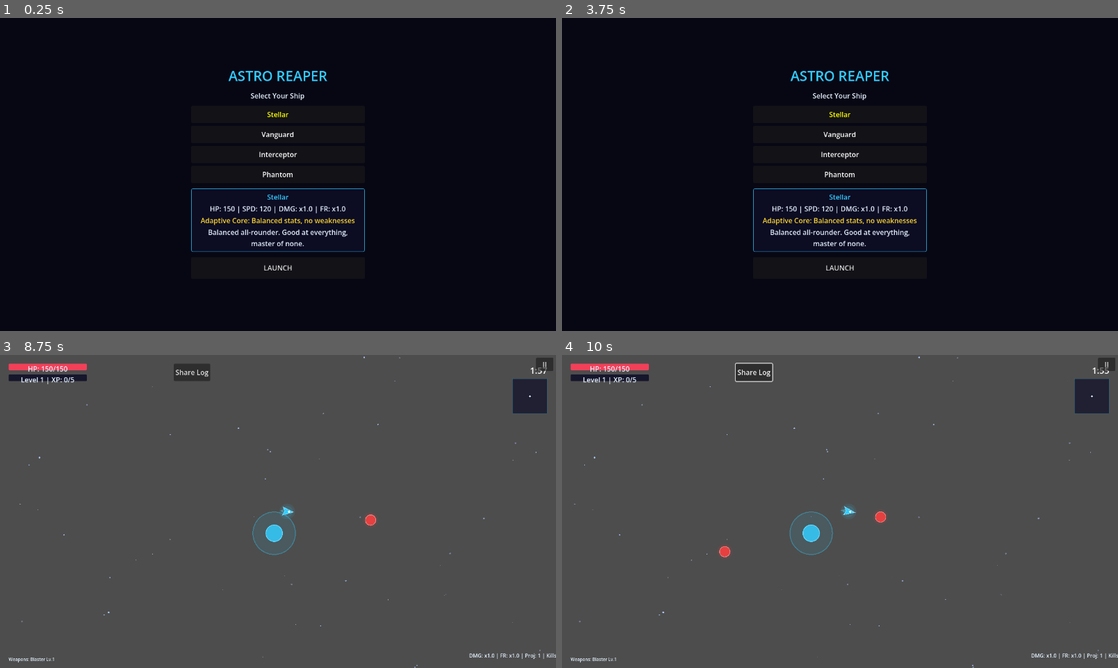
Above: before the commit, frames 1-4 (two rows, left to right).
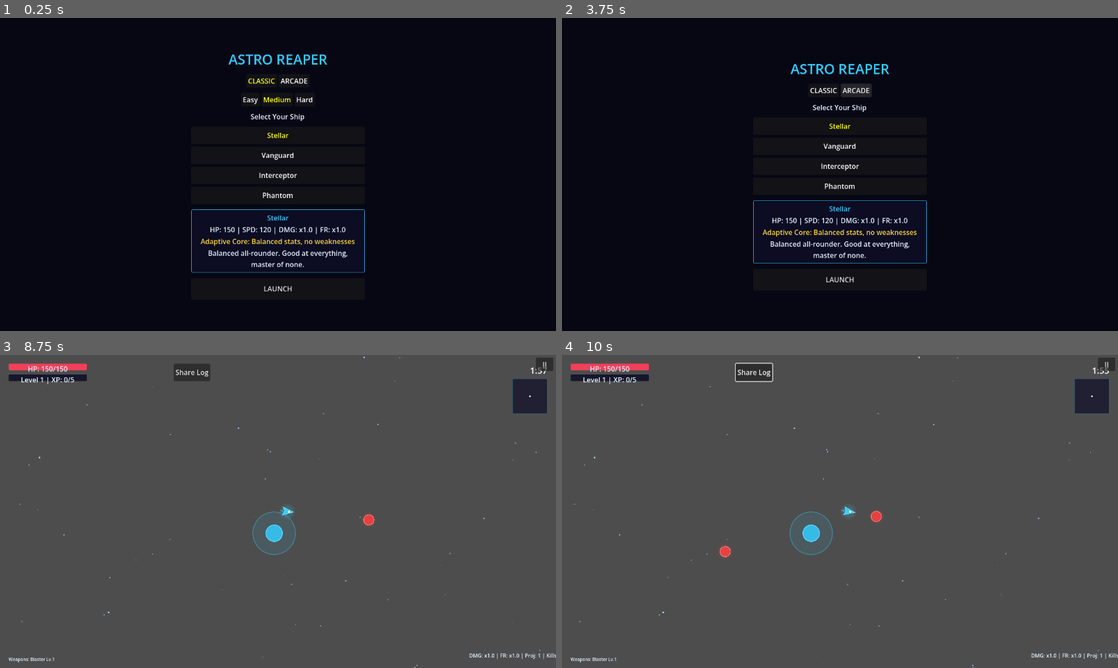
Above: after the commit, the same moments.

Repository: jlromgaz/Astro-Reaper
Game: Godot game, scene res://scenes/ui/main_menu.tscn
The game is run twice, just before and just after one commit, with the same random seed, the same clock (stepped at 60 frames per second) and the same inputs.
Inputs (mouse positions are in pixels of both pictures, inside the frame that each line leads up to):
- Up to frame 1 (0.25 s): no input
- Up to frame 2 (3.75 s): click (840, 99) at 0.5 s, where only the run after the commit has a clickable "Medium"; click (867, 99) at 1.25 s, where only the run after the commit has a clickable "Hard"; click (823, 80) at 2 s, where only the run after the commit has a clickable "CLASSIC"; click (823, 80) at 2.75 s, where only the run after the commit has a clickable "CLASSIC"; click (856, 80) at 3.5 s, where only the run after the commit has a clickable "ARCADE"
- Up to frame 3 (8.75 s): click (294, 426) at 4.25 s, where only the run after the commit has a clickable "ARCADE"; click "LAUNCH" at 5 s; click "II" at 5.75 s; click "Resume" at 6.5 s; click "Share Log" at 7.25 s; tap Enter (ui_accept) at 8, 8.27 s; move the mouse to (400, 495) at 8.02 s; hold Right (ui_right) from 8.03 s (still down); tap 1 at 8.1 s; click (400, 495) at 8.17 s; tap 2 at 8.3 s
- Up to frame 4 (10 s): release Right (ui_right) at 8.75 s; drag from (728, 527) to (934, 520) at 8.77 s; move the mouse to (895, 442) at 9.52 s; hold Right (ui_right) from 9.53 s (still down); tap 3 at 9.6 s; tap 1 at 9.8 s

The runs differ from the first frame. In frame 1, 3.2% of the frame differs, in the area x 34-66%, y 11-88%; in frame 2, 3.1%; in frame 3, less than 0.1%; in frame 4, less than 0.1%.

Commit message:
feat(game): arcade and classic modes with selectable difficulty

Diff:
--- a/scenes/ui/main_menu.tscn
+++ b/scenes/ui/main_menu.tscn
@@ -58,6 +58,34 @@
 theme_override_colors/font_color = Color(1, 0.85, 0.2, 1)
 text = "BEST: 0"
 
+[node name="ModeRow" type="HBoxContainer" parent="VBox"]
+layout_mode = 2
+alignment = 1
+
+[node name="ClassicBtn" type="Button" parent="VBox/ModeRow"]
+layout_mode = 2
+text = "CLASSIC"
+
+[node name="ArcadeBtn" type="Button" parent="VBox/ModeRow"]
+layout_mode = 2
+text = "ARCADE"
+
+[node name="DiffRow" type="HBoxContainer" parent="VBox"]
+layout_mode = 2
+alignment = 1
+
+[node name="EasyBtn" type="Button" parent="VBox/DiffRow"]
+layout_mode = 2
+text = "Easy"
+
+[node name="MediumBtn" type="Button" parent="VBox/DiffRow"]
+layout_mode = 2
+text = "Medium"
+
+[node name="HardBtn" type="Button" parent="VBox/DiffRow"]
+layout_mode = 2
+text = "Hard"
+
 [node name="SubtitleLabel" type="Label" parent="VBox"]
 theme_override_colors/font_color = Color(0.9, 0.95, 1, 1)
 horizontal_alignment = 1
--- a/scripts/core/game_manager.gd
+++ b/scripts/core/game_manager.gd
@@ -4,11 +4,33 @@
 ## Holds selected ship data for the current run.
 
 enum State { MENU, PLAYING, PAUSED_LEVEL_UP, GAME_OVER, VICTORY, PAUSED }
+enum GameMode { CLASSIC, ARCADE }
+enum Difficulty { EASY, MEDIUM, HARD }
 
 var current_state: State = State.MENU
 var run_time: float = 0.0
 var run_level: int = 1
 var selected_ship: ShipResource = null
+var game_mode: GameMode = GameMode.CLASSIC
+var difficulty: Difficulty = Difficulty.MEDIUM
+
+
+func get_difficulty_mult() -> float:
+	match difficulty:
+		Difficulty.EASY: return 0.75
+		Difficulty.HARD: return 1.3
+	return 1.0
+
+
+func mode_name() -> String:
+	return "arcade" if game_mode == GameMode.ARCADE else "classic"
+
+
+func difficulty_name() -> String:
+	match difficulty:
+		Difficulty.EASY: return "easy"
+		Difficulty.HARD: return "hard"
+	return "medium"
 
 
 func _ready() -> void:
--- a/scripts/core/score_manager.gd
+++ b/scripts/core/score_manager.gd
@@ -9,6 +9,7 @@
 const PAR_TIME := 240.0
 const SPEED_POINTS_PER_SEC := 50
 const HP_BONUS_MAX := 2000
+const ARCADE_TIME_POINTS := 25
 const RECENT_CAP := 20
 const SCHEMA_VERSION := 1
 
@@ -39,6 +40,10 @@
 		score += int(maxf(0.0, PAR_TIME - time_to_boss)) * SPEED_POINTS_PER_SEC
 		score += roundi(clampf(hp_ratio, 0.0, 1.0) * HP_BONUS_MAX)
 	return score
+
+
+static func arcade_time_bonus(run_time: float) -> int:
+	return int(run_time) * ARCADE_TIME_POINTS
 
 
 func get_high_score() -> int:
@@ -72,6 +77,8 @@
 	var score: int = calculate_score(
 		_kills, GameManager.run_level, victory, _time_to_boss, hp_ratio
 	)
+	if GameManager.game_mode == GameManager.GameMode.ARCADE:
+		score += arcade_time_bonus(GameManager.run_time)
 	last_result = _build_record(score, victory, hp_ratio)
 	# run_time == 0 means no real run happened (e.g. bare signal emissions
 	# in tests) — show the result but never persist it.
@@ -95,6 +102,8 @@
 		"level": GameManager.run_level,
 		"ship_id": ship_id,
 		"victory": victory,
+		"mode": GameManager.mode_name(),
+		"difficulty": GameManager.difficulty_name(),
 		"date": Time.get_datetime_string_from_system(true),
 		"app_version": str(ProjectSettings.get_setting("application/config/version", "")),
 		"schema_version": SCHEMA_VERSION,
--- a/scripts/systems/enemy_spawner.gd
+++ b/scripts/systems/enemy_spawner.gd
@@ -148,6 +148,8 @@
 func _try_spawn_boss() -> void:
 	if _boss_spawned:
 		return
+	if GameManager.game_mode == GameManager.GameMode.ARCADE:
+		return
 	if GameManager.run_time < 120.0:
 		return
 	_boss_spawned = true
@@ -178,7 +180,7 @@
 	# Scale stats based on time-progress (0.0 to 1.0 and beyond)
 	var progress: float = GameManager.run_time / SURVIVAL_TIME
 	var time_scale = 1.0 + progress * 0.5 # 50% stronger at 2 min
-	var total_scale = time_scale * global_difficulty_mult
+	var total_scale = time_scale * global_difficulty_mult * GameManager.get_difficulty_mult()
 
 	if enemy.has_method("apply_difficulty_scale"):
 		enemy.apply_difficulty_scale(total_scale)
--- a/scripts/ui/main_menu.gd
+++ b/scripts/ui/main_menu.gd
@@ -3,6 +3,13 @@
 
 @onready var title_label: Label = $VBox/TitleLabel
 @onready var best_score_label: Label = $VBox/BestScoreLabel
+@onready var mode_row: HBoxContainer = $VBox/ModeRow
+@onready var classic_btn: Button = $VBox/ModeRow/ClassicBtn
+@onready var arcade_btn: Button = $VBox/ModeRow/ArcadeBtn
+@onready var diff_row: HBoxContainer = $VBox/DiffRow
+@onready var easy_btn: Button = $VBox/DiffRow/EasyBtn
+@onready var medium_btn: Button = $VBox/DiffRow/MediumBtn
+@onready var hard_btn: Button = $VBox/DiffRow/HardBtn
 @onready var ship_list: VBoxContainer = $VBox/ShipList
 @onready var ship_info_panel: PanelContainer = $VBox/ShipInfoPanel
 @onready var ship_name_label: Label = $VBox/ShipInfoPanel/InfoVBox/ShipNameLabel
@@ -22,8 +29,35 @@
 	start_button.pressed.connect(_on_start_pressed)
 	ship_info_panel.visible = false
 	_set_best_score(ScoreManager.get_high_score())
+	for btn: Button in [classic_btn, arcade_btn, easy_btn, medium_btn, hard_btn, start_button]:
+		btn.focus_mode = Control.FOCUS_NONE
+	classic_btn.pressed.connect(_select_mode.bind(GameManager.GameMode.CLASSIC))
+	arcade_btn.pressed.connect(_select_mode.bind(GameManager.GameMode.ARCADE))
+	easy_btn.pressed.connect(_select_difficulty.bind(GameManager.Difficulty.EASY))
+	medium_btn.pressed.connect(_select_difficulty.bind(GameManager.Difficulty.MEDIUM))
+	hard_btn.pressed.connect(_select_difficulty.bind(GameManager.Difficulty.HARD))
+	_select_mode(GameManager.game_mode)
+	_select_difficulty(GameManager.difficulty)
 	if _ships.size() > 0:
 		_select_ship(0)
+
+
+func _select_mode(mode: GameManager.GameMode) -> void:
+	GameManager.game_mode = mode
+	diff_row.visible = mode == GameManager.GameMode.CLASSIC
+	_highlight(classic_btn, mode == GameManager.GameMode.CLASSIC)
+	_highlight(arcade_btn, mode == GameManager.GameMode.ARCADE)
+
+
+func _select_difficulty(diff: GameManager.Difficulty) -> void:
+	GameManager.difficulty = diff
+	_highlight(easy_btn, diff == GameManager.Difficulty.EASY)
+	_highlight(medium_btn, diff == GameManager.Difficulty.MEDIUM)
+	_highlight(hard_btn, diff == GameManager.Difficulty.HARD)
+
+
+func _highlight(btn: Button, active: bool) -> void:
+	btn.add_theme_color_override("font_color", Color.YELLOW if active else Color.WHITE)
 
 
 func _set_best_score(high: int) -> void:
@@ -79,12 +113,22 @@
 func _unhandled_input(event: InputEvent) -> void:
 	if _ships.is_empty():
 		return
-	if event.is_action_pressed("ui_down") or event.is_action_pressed("ui_right"):
+	if event.is_action_pressed("ui_down"):
 		_select_ship((_selected_index + 1) % _ships.size())
-	elif event.is_action_pressed("ui_up") or event.is_action_pressed("ui_left"):
+	elif event.is_action_pressed("ui_up"):
 		_select_ship((_selected_index - 1 + _ships.size()) % _ships.size())
+	elif event.is_action_pressed("ui_left") or event.is_action_pressed("ui_right"):
+		var other := GameManager.GameMode.ARCADE \
+			if GameManager.game_mode == GameManager.GameMode.CLASSIC \
+			else GameManager.GameMode.CLASSIC
+		_select_mode(other)
 	elif event.is_action_pressed("ui_accept"):
 		_on_start_pressed()
+	elif event is InputEventKey and event.pressed:
+		match event.keycode:
+			KEY_1: _select_difficulty(GameManager.Difficulty.EASY)
+			KEY_2: _select_difficulty(GameManager.Difficulty.MEDIUM)
+			KEY_3: _select_difficulty(GameManager.Difficulty.HARD)
 
 
 func _on_start_pressed() -> void:
--- /dev/null
+++ b/tests/unit/test_game_modes.gd
@@ -0,0 +1,110 @@
+extends GutTest
+## Tests for game modes: Arcade (endless, no boss) vs Classic (with difficulty).
+
+const MENU_SCENE := preload("res://scenes/ui/main_menu.tscn")
+const ScoreManagerScript := preload("res://scripts/core/score_manager.gd")
+
+
+func after_each() -> void:
+	GameManager.game_mode = GameManager.GameMode.CLASSIC
+	GameManager.difficulty = GameManager.Difficulty.MEDIUM
+	GameManager.run_time = 0.0
+	GameManager.current_state = GameManager.State.MENU
+
+
+func _action(name: String) -> InputEventAction:
+	var ev := InputEventAction.new()
+	ev.action = name
+	ev.pressed = true
+	return ev
+
+
+## --- GameManager mode/difficulty state ---
+
+func test_defaults_are_classic_medium() -> void:
+	assert_eq(GameManager.game_mode, GameManager.GameMode.CLASSIC)
+	assert_eq(GameManager.difficulty, GameManager.Difficulty.MEDIUM)
+
+
+func test_difficulty_multipliers() -> void:
+	GameManager.difficulty = GameManager.Difficulty.EASY
+	assert_eq(GameManager.get_difficulty_mult(), 0.75)
+	GameManager.difficulty = GameManager.Difficulty.MEDIUM
+	assert_eq(GameManager.get_difficulty_mult(), 1.0)
+	GameManager.difficulty = GameManager.Difficulty.HARD
+	assert_eq(GameManager.get_difficulty_mult(), 1.3)
+
+
+## --- Spawner: no boss in arcade ---
+
+func test_arcade_never_spawns_boss() -> void:
+	var spawner: Node = add_child_autofree(
+		load("res://scripts/systems/enemy_spawner.gd").new()
+	)
+	await get_tree().process_frame
+	GameManager.game_mode = GameManager.GameMode.ARCADE
+	GameManager.run_time = 130.0
+	spawner._try_spawn_boss()
+	assert_false(spawner._boss_spawned, "Arcade mode must never trigger the boss")
+
+
+func test_classic_boss_trigger_still_works() -> void:
+	var spawner: Node = add_child_autofree(
+		load("res://scripts/systems/enemy_spawner.gd").new()
+	)
+	await get_tree().process_frame
+	GameManager.game_mode = GameManager.GameMode.CLASSIC
+	GameManager.run_time = 130.0
+	spawner._try_spawn_boss()
+	assert_true(spawner._boss_spawned, "Classic mode must keep the boss trigger")
+
+
+## --- Menu mode selector ---
+
+func test_selecting_arcade_hides_difficulty_row() -> void:
+	var menu: CanvasLayer = add_child_autofree(MENU_SCENE.instantiate())
+	await get_tree().process_frame
+	menu._select_mode(GameManager.GameMode.ARCADE)
+	assert_eq(GameManager.game_mode, GameManager.GameMode.ARCADE)
+	assert_false(menu.diff_row.visible, "Difficulty only applies to Classic")
+	menu._select_mode(GameManager.GameMode.CLASSIC)
+	assert_true(menu.diff_row.visible)
+
+
+func test_right_arrow_toggles_mode() -> void:
+	var menu: CanvasLayer = add_child_autofree(MENU_SCENE.instantiate())
+	await get_tree().process_frame
+	menu._unhandled_input(_action("ui_right"))
+	assert_eq(GameManager.game_mode, GameManager.GameMode.ARCADE,
+		"Right arrow must toggle game mode")
+
+
+func test_selecting_difficulty_updates_game_manager() -> void:
+	var menu: CanvasLayer = add_child_autofree(MENU_SCENE.instantiate())
+	await get_tree().process_frame
+	menu._select_difficulty(GameManager.Difficulty.HARD)
+	assert_eq(GameManager.difficulty, GameManager.Difficulty.HARD)
+
+
+## --- Scoring ---
+
+func test_arcade_time_bonus_pure() -> void:
+	assert_eq(ScoreManagerScript.arcade_time_bonus(60.0), 1500)
+	assert_eq(ScoreManagerScript.arcade_time_bonus(0.0), 0)
+
+
+func test_arcade_run_scores_time_bonus_and_records_mode() -> void:
+	var manager: Node = ScoreManagerScript.new()
+	manager.save_path = "user://test_scores_modes.json"
+	add_child_autofree(manager)
+	await get_tree().process_frame
+	GameManager.game_mode = GameManager.GameMode.ARCADE
+	manager._on_game_started()
+	GameManager.run_time = 60.0
+	manager._on_game_ended("death")
+	assert_eq(manager.last_result.mode, "arcade")
+	assert_true(manager.last_result.has("difficulty"))
+	# level 1 death: 50 base + 1500 arcade time bonus
+	assert_eq(manager.last_result.score, 50 + 1500)
+	if FileAccess.file_exists("user://test_scores_modes.json"):
+		DirAccess.remove_absolute("user://test_scores_modes.json")
